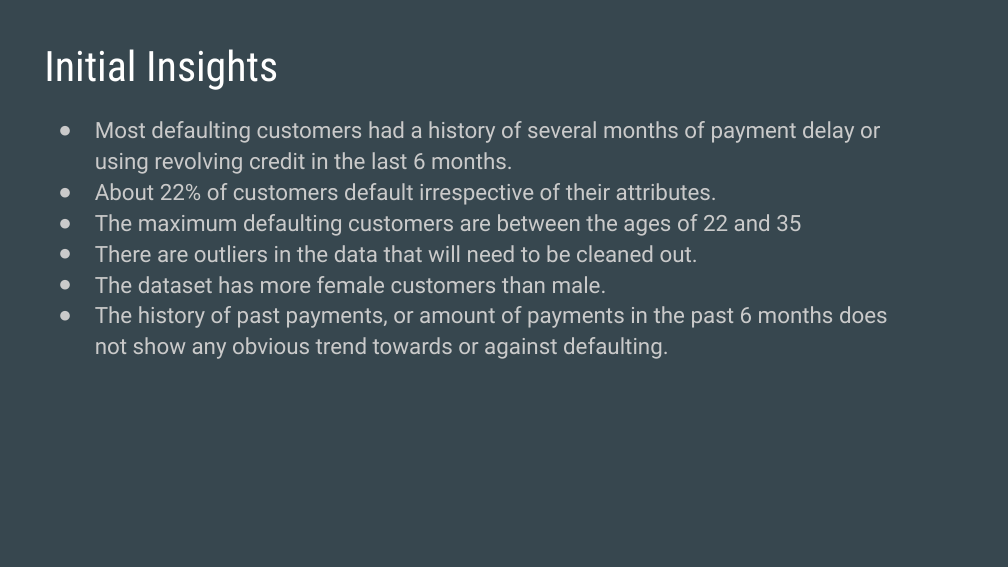
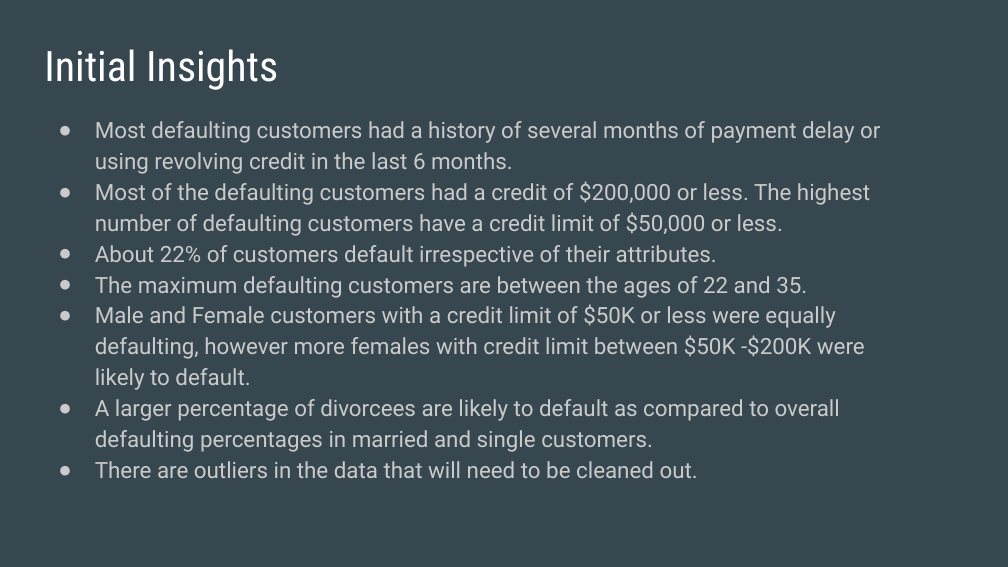
Before and after one commit to schitari/C5T1, a slide deck: slide 10 of C5T1- CreditOne Data Science.pptx (slide 7 before the commit). Drawn at 1008x567 pixels with LibreOffice and Linux fonts; fonts in the diff are those of the drawing. Boxes give left, top, right and bottom in pixels: in the first picture for what was removed or moved away, otherwise in the second. Text is boxed around its words. In the diff, an @@ line names an element or a change of style, - is before the commit and + after.

```diff
--- a/C5T1- CreditOne Data Science.pptx
+++ b/C5T1- CreditOne Data Science.pptx
@@ text at <box>95,181,870,236</box>: paragraph added @@
+● Most of the defaulting customers had a credit of $200,000 or less. The highest number of defaulting customers have a credit limit of $50,000 or less.
@@ text at <box>95,276,865,452</box>: text changed @@
-● The maximum defaulting customers are between the ages of 22 and 35
+● The maximum defaulting customers are between the ages of 22 and 35.
+● Male and Female customers with a credit limit of $50K or less were equally defaulting, however more females with credit limit between $50K -$200K were likely to default.
+● A larger percentage of divorcees are likely to default as compared to overall defaulting percentages in married and single customers.
@@ text at <box>95,276,888,359</box>: paragraphs removed @@
-● The dataset has more female customers than male.
-● The history of past payments, or amount of payments in the past 6 months does not show any obvious trend towards or against defaulting.
```
Also in this commit, not shown: 4 slides added, 1 slide removed.
